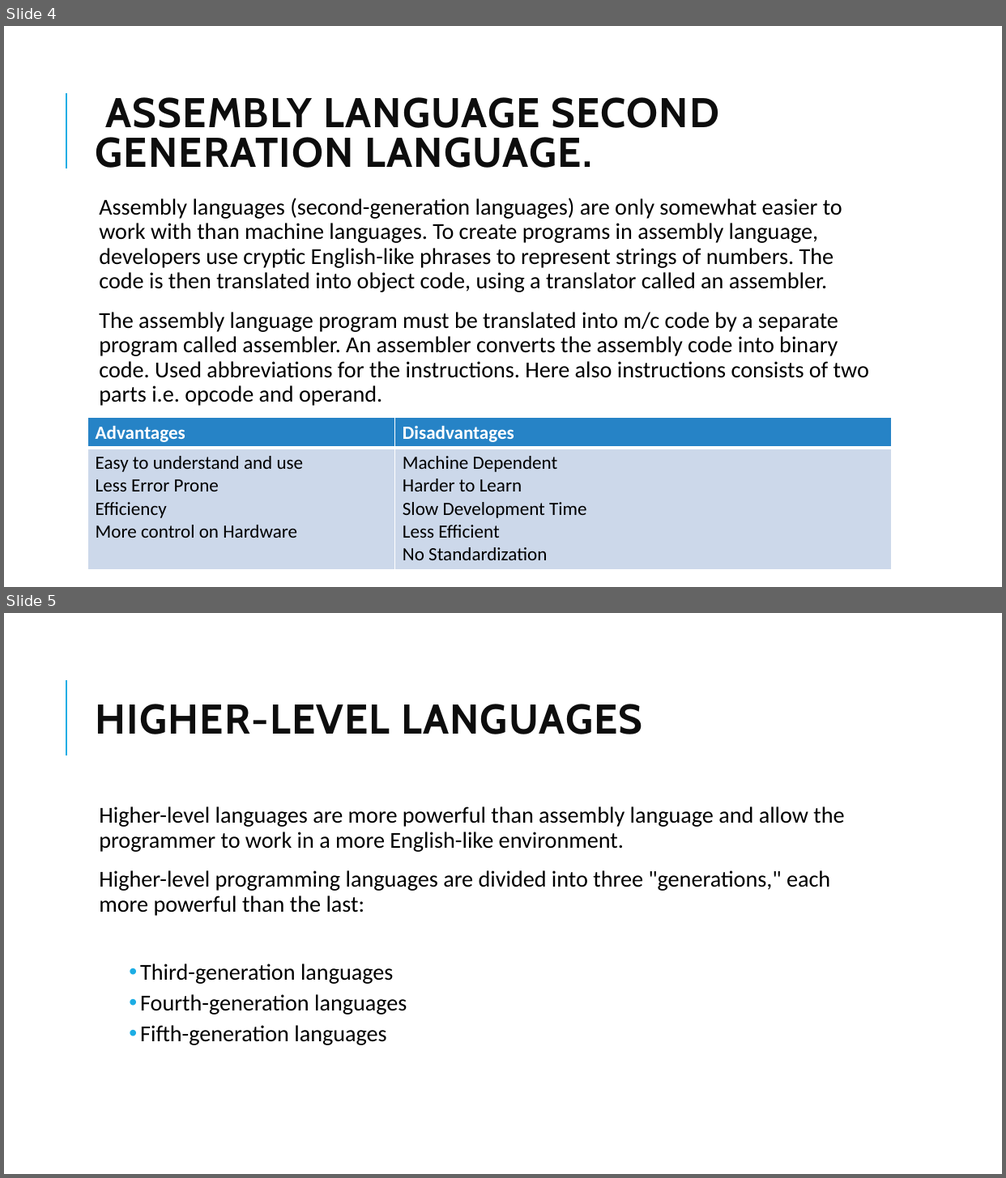
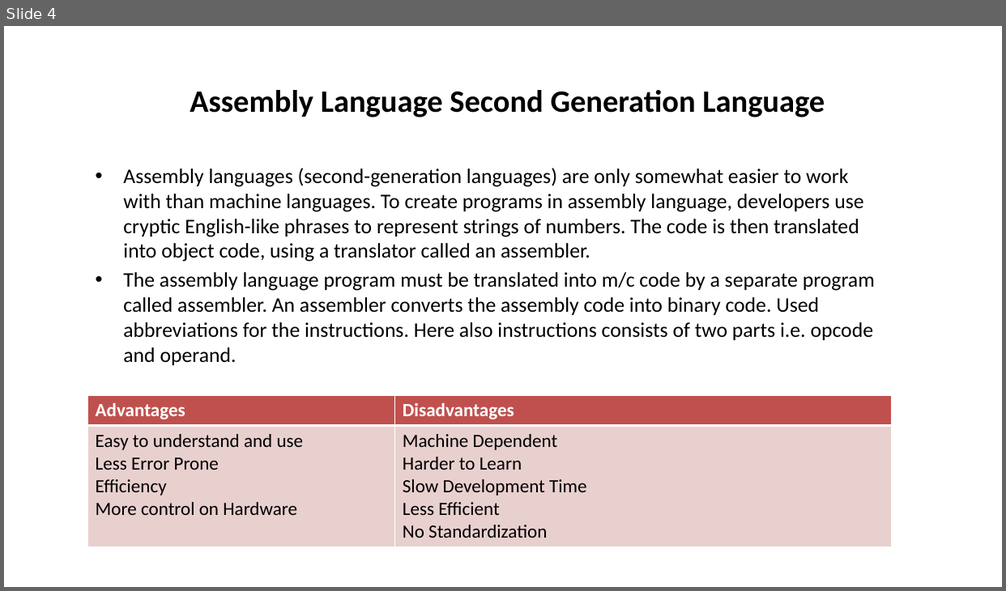
Before and after one commit to mahendra-shinde/JP, a slide deck: ritesh/Evolution and History of Programming Languages.pptx. Shown one above the other, each under a label of ours: slides 4 and 5 before the commit, slide 4 after it. The pictures are 1006x1178 and 1006x591 pixels, drawn with LibreOffice and Linux fonts; fonts in the diff are those of the drawing. Boxes give left, top, right and bottom in pixels: in the first picture for what was removed or moved away, otherwise in the second. Text is boxed around its words. In the diff, an @@ line names an element or a change of style, - is before the commit and + after.

```diff
--- a/ritesh/Evolution and History of Programming Languages.pptx
+++ b/ritesh/Evolution and History of Programming Languages.pptx
@@ slide 5 removed at bbox=[4, 613, 1002, 1174], background #FFFFFF; not listed: 1 template element that a slide beside it also shows @@
@@ title removed at bbox=[96, 704, 642, 735] @@
-HIGHER-LEVEL LANGUAGES
@@ text removed at bbox=[99, 807, 844, 1046] @@
-  Higher-level languages are more powerful than assembly language and allow the programmer to work in a more English-like environment.
-  Higher-level programming languages are divided into three "generations," each more powerful than the last:
-      • Third-generation languages
-      • Fourth-generation languages
-      • Fifth-generation languages
@@ slide 4 changed as well @@
@@ line removed from (66, 169) to (66, 93) @@
@@ title at bbox=[189, 90, 825, 118]: text changed; size 40 to 30 pt; font Cabin to Calibri; text colour #0D0D0D to #000000 @@
-ASSEMBLY LANGUAGE SECOND GENERATION LANGUAGE.
+Assembly Language Second Generation Language
@@ text "Assembly languages (second-generation languages) are ...": place and size @@
-text "Assembly languages (second-generation languages) are ..." at bbox=[99, 198, 869, 406]
+text "Assembly languages (second-generation languages) are ..." at bbox=[123, 168, 875, 365]
@@ text "Assembly languages (second-generation languages) are ..." at bbox=[123, 168, 875, 365]: size 22 to 20 pt; bullet   to •; line spacing 0.9 to 1; less space between paragraphs @@
@@ table at bbox=[88, 396, 891, 545] @@
@@ fill #2683C6 to #C0504D in row 1 @@
@@ fill #CDD9EA to #E8D0D0 in row 2 @@
@@ table: place and size @@
-table at bbox=[88, 417, 891, 567]
+table at bbox=[88, 396, 891, 545]
```
Also in this commit, not shown: 5 other slides changed, 3 slides added, 3 other slides removed.
